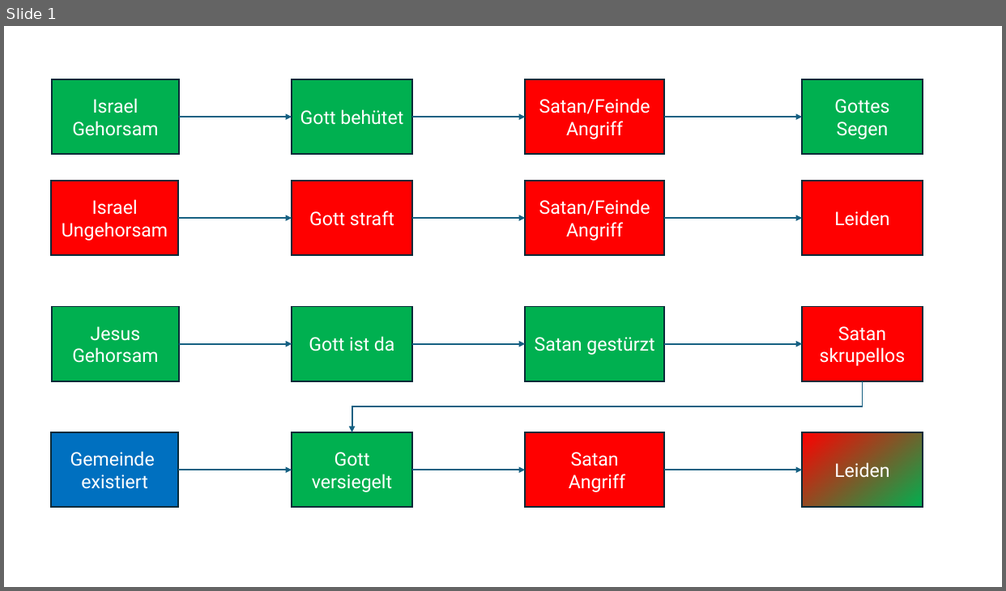
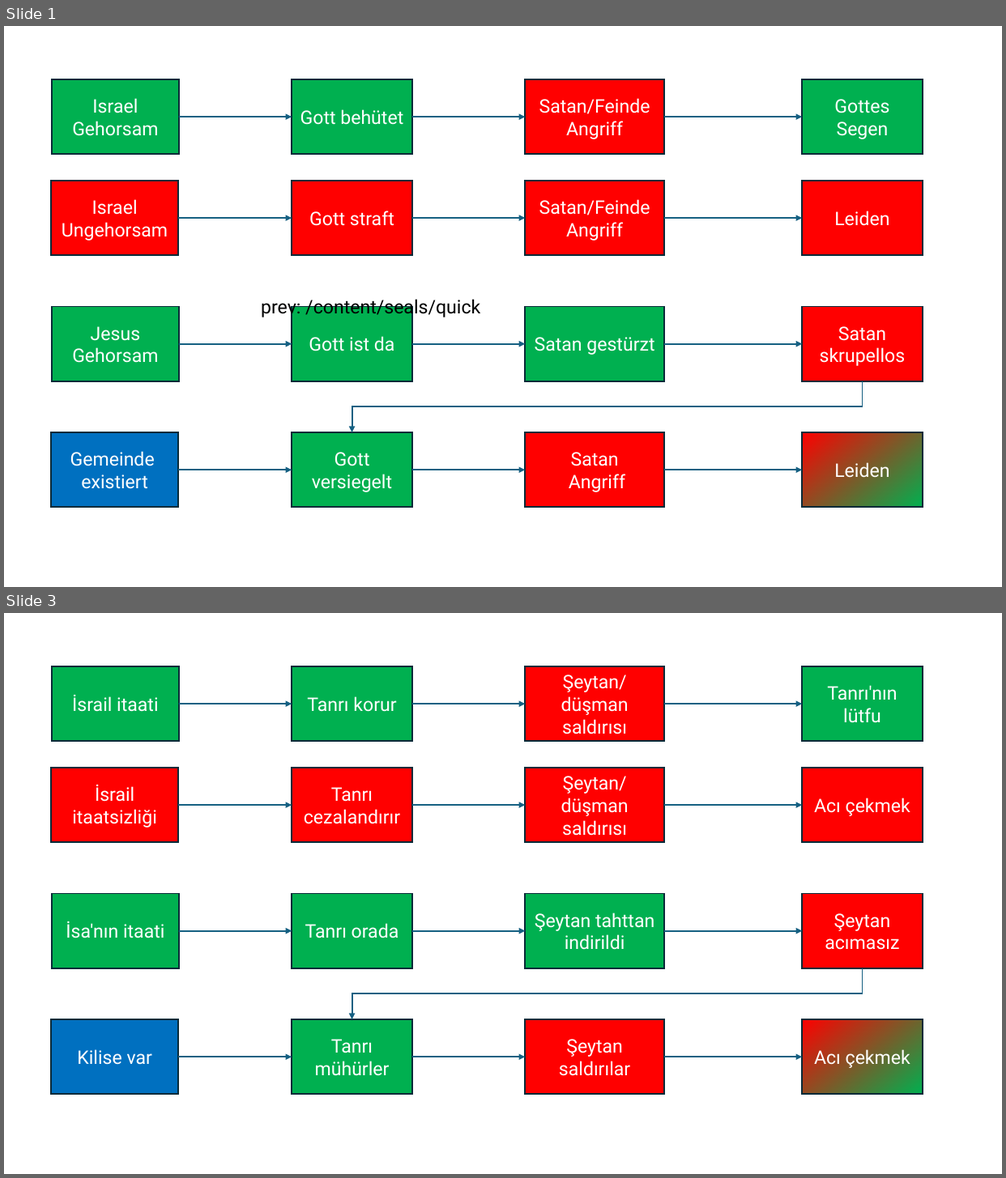
Before and after one commit to revelation-today/revelation-today, a slide deck: exampleSite/static/images/Drangsal.pptx. Shown one above the other, each under a label of ours: slide 1 before the commit, slides 1 and 3 after it; the slides between them are not shown. The pictures are 1006x591 and 1006x1178 pixels, drawn with LibreOffice and Linux fonts; fonts in the diff are those of the drawing. Boxes give left, top, right and bottom in pixels: in the first picture for what was removed or moved away, otherwise in the second. Text is boxed around its words. In the diff, an @@ line names an element or a change of style, - is before the commit and + after.

```diff
--- a/exampleSite/static/images/Drangsal.pptx
+++ b/exampleSite/static/images/Drangsal.pptx
@@ slide 3 added at <box>4,613,1002,1174</box>, background #FFFFFF @@
@@ rectangle added at <box>52,666,179,741</box>, fill #00B050, outline #092A39 1.5 pt, 18 pt, text #FFFFFF @@
+İsrail itaati
@@ rectangle added at <box>292,666,412,741</box>, fill #00B050, outline #092A39 1.5 pt, 18 pt, text #FFFFFF @@
+Tanrı korur
@@ rectangle added at <box>525,666,664,741</box>, fill #FF0000, outline #092A39 1.5 pt, 18 pt, text #FFFFFF @@
+Şeytan/
+düşman saldırısı
@@ rectangle added at <box>802,666,923,741</box>, fill #00B050, outline #092A39 1.5 pt, 18 pt, text #FFFFFF @@
+Tanrı'nın lütfu
@@ arrow added from (179, 704) to (292, 704), #156082 1.5 pt @@
@@ arrow added from (412, 704) to (525, 704), #156082 1.5 pt @@
@@ arrow added from (664, 704) to (802, 704), #156082 1.5 pt @@
@@ rectangle added at <box>51,768,178,843</box>, fill #FF0000, outline #092A39 1.5 pt, 18 pt, text #FFFFFF @@
+İsrail itaatsizliği
@@ rectangle added at <box>292,768,412,843</box>, fill #FF0000, outline #092A39 1.5 pt, 18 pt, text #FFFFFF @@
+Tanrı cezalandırır
@@ rectangle added at <box>525,768,664,843</box>, fill #FF0000, outline #092A39 1.5 pt, 18 pt, text #FFFFFF @@
+Şeytan/
+düşman saldırısı
@@ rectangle added at <box>802,768,923,843</box>, fill #FF0000, outline #092A39 1.5 pt, 18 pt, text #FFFFFF @@
+Acı çekmek
@@ arrow added from (178, 806) to (292, 806), #156082 1.5 pt @@
@@ arrow added from (412, 806) to (525, 806), #156082 1.5 pt @@
@@ arrow added from (664, 806) to (802, 806), #156082 1.5 pt @@
@@ rectangle added at <box>52,894,179,969</box>, fill #00B050, outline #092A39 1.5 pt, 18 pt, text #FFFFFF @@
+İsa'nın itaati
@@ rectangle added at <box>292,894,412,969</box>, fill #00B050, outline #092A39 1.5 pt, 18 pt, text #FFFFFF @@
+Tanrı orada
@@ rectangle added at <box>525,894,664,969</box>, fill #00B050, outline #092A39 1.5 pt, 18 pt, text #FFFFFF @@
+Şeytan tahttan indirildi
@@ rectangle added at <box>802,894,923,969</box>, fill #FF0000, outline #092A39 1.5 pt, 18 pt, text #FFFFFF @@
+Şeytan acımasız
@@ arrow added from (179, 931) to (292, 931), #156082 1.5 pt @@
@@ arrow added from (412, 931) to (525, 931), #156082 1.5 pt @@
@@ arrow added from (664, 931) to (802, 931), #156082 1.5 pt @@
@@ elbow arrow added from (863, 969) to (352, 1020), #156082 1.5 pt @@
@@ rectangle added at <box>51,1020,178,1094</box>, fill #0070C0, outline #092A39 1.5 pt, 18 pt, text #FFFFFF @@
+Kilise var
@@ rectangle added at <box>292,1020,412,1094</box>, fill #00B050, outline #092A39 1.5 pt, 18 pt, text #FFFFFF @@
+Tanrı mühürler
@@ rectangle added at <box>525,1020,664,1094</box>, fill #FF0000, outline #092A39 1.5 pt, 18 pt, text #FFFFFF @@
+Şeytan saldırılar
@@ rectangle added at <box>802,1020,923,1094</box>, fill gradient #FF0000 to #00B050, outline #092A39 1.5 pt, 18 pt, text #FFFFFF @@
+Acı çekmek
@@ arrow added from (178, 1057) to (292, 1057), #156082 1.5 pt @@
@@ arrow added from (412, 1057) to (525, 1057), #156082 1.5 pt @@
@@ arrow added from (664, 1057) to (802, 1057), #156082 1.5 pt @@
@@ slide 1 changed as well @@
@@ text added at <box>261,297,480,318</box>, 18 pt, text #000000 @@
+prev: /content/seals/quick
```
Also in this commit, not shown: 1 other slide added, 48 other files.
